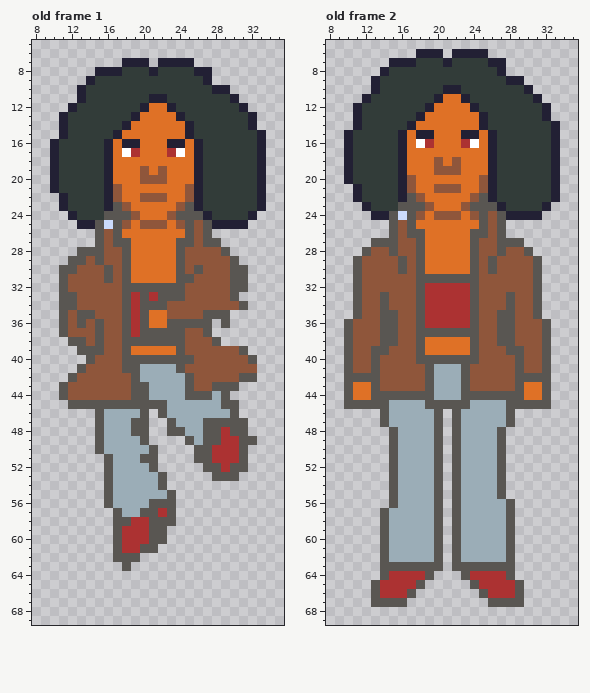
A pixel-art file gets an edit: Assets/Sprites/Overworld/chlow.ase. Above is the file before it was changed.
48x73 pixels, 3 frames. Shown: old frame 1: x 8..35, y 5..69; old frame 2: x 8..35, y 5..69. The commit also changed other frames, which this record leaves out.
After the commit:
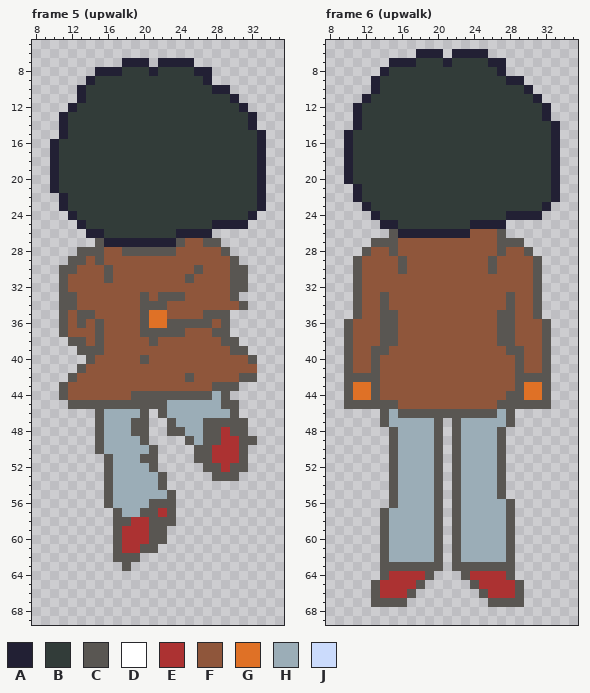
Palette (. is transparent): A #222034  B #323c39  C #595652  D #ffffff  E #ac3232  F #8f563b  G #df7126  H #9badb7  J #cbdbfc
A new or re-ordered frame is compared with the old frame closest to it.
What changed:
frames 3 -> 6
layer "bodyBack" added
layer "headBack" added
Changed rows in their new state; - is an unchanged pixel.
Frame 5 (upwalk) is new; against old frame 1, layers "headBack", "bodyBack":
first column x 14:
11 -------BB--------
12 ------BBBB-------
13 -----BBBBBB------
14 ----BBBBBBBB-----
15 ---BBBBBBBBB-----
16 --BBBBBBBBBBB----
17 --BBBBBBBBBBB----
18 --BBBBBBBBBBB----
19 --BBBBBBBBBBB----
20 --BBBBBBBBBBB----
21 --BBBBBBBBBBB----
22 --BBBBBBBBBBB----
23 --BBBBBBBBBBB----
24 --BBBBBBBBBBBB---
25 BBBBBBBBBBBBBB---
26 AABBBBBBBBAAAA---
27 --AAAAAAAA-F-----
28 -----CCCCCF------
29 ----FFFFFFF------
30 ----FFFFFFF------
31 ----FFFFFFF------
32 ----FFFFFFF------
33 ----FF-F---------
34 ----FF-----------
35 ----FF-----------
36 ----FF--------F--
37 ----FF-------FCC-
38 ----FFF-FFF---FCC
39 ----FFFFFFF-----C
40 ----FF-FFFFF-----
41 ----FFFFFFF------
42 -----FFFFFF------
43 -----FFFFFFF-----
44 -------CCCC------
Frame 6 (upwalk) is new; against old frame 2, layers "headBack", "bodyBack":
first column x 14:
10 -------BB-----
11 ------BBBB----
12 -----BBBBBB---
13 ----BBBBBBBB--
14 ---BBBBBBBBB--
15 --BBBBBBBBBBB-
16 --BBBBBBBBBBB-
17 --BBBBBBBBBBB-
18 --BBBBBBBBBBB-
19 --BBBBBBBBBBB-
20 --BBBBBBBBBBB-
21 --BBBBBBBBBBB-
22 --BBBBBBBBBBB-
23 --BBBBBBBBBBBB
24 BBBBBBBBBBBBBB
25 AABBBBBBBBAAAA
26 --AAAAAAAAFF--
27 ----FFFFFFF---
28 ----FFFFFFF---
29 ----FFFFFFF---
30 ----FFFFFFF---
31 ----FFFFFFF---
32 ----FFFFFFF---
33 ----FFFFFFF---
34 ----FFFFFFF---
35 ----FFFFFFF---
36 ----FFFFFFF---
37 ----FFFFFFF---
38 ----FFFFFFF---
39 ----FFFFFFF---
40 ----FFFFFFF---
41 -----FFFFF----
42 -----FFFFF----
43 -----FFFFF----
44 FFFFFFFFFFFFFF
45 -CFFFFFFFFFFFC
46 --CCCC-C-CCCC-
